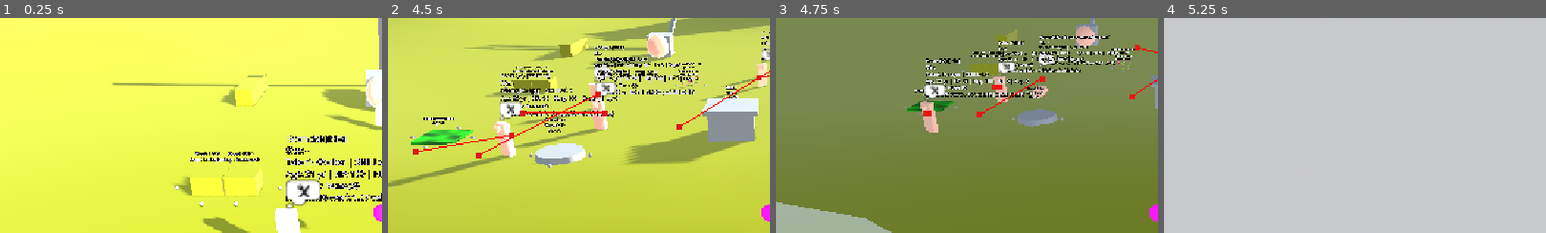
Above: before the commit, frames 1-4 (left to right).
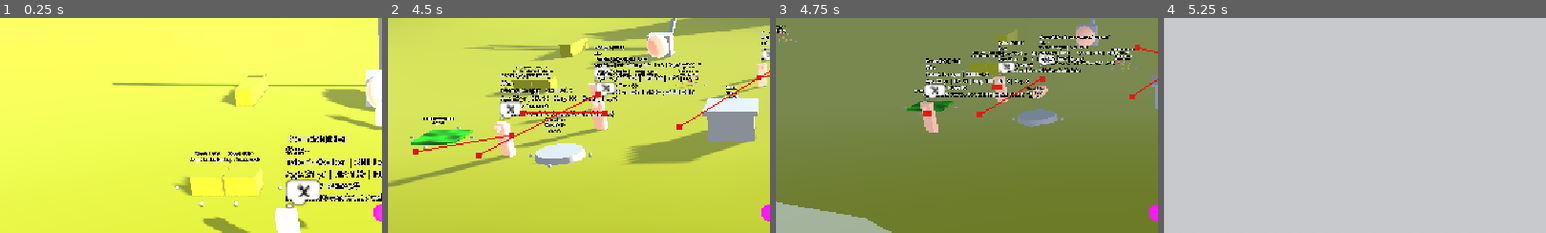
Above: after the commit, the same moments.

Repository: snowydad/Tribe
Game: Godot game, scene res://src/main/main.tscn
Two runs of this game, one before a commit and one after it. Both use one fixed random seed, a clock stepped at 60 frames per second and the inputs below. The project has no main scene, so this scene is started directly.
Inputs (mouse positions are % of the whole screen's width and height, from its top left):
- Up to frame 1 (0.25 s): no input
- Up to frame 2 (4.5 s): tap Enter at 0.5, 2 s; move the mouse to (72, 45) at 0.52 s; hold D 0.53-1.25 s; tap 0 at 0.6 s; click (72, 45) at 0.67 s; tap Space at 1.25 s; drag from (30, 55) to (45, 70) at 1.27 s; move the mouse to (60, 28) at 2.02 s; hold D 2.03-2.75 s; tap 2 at 2.1 s; drag from (45, 70) to (20, 35) at 2.77 s; move the mouse to (80, 65) at 3.52 s; tap 4 at 3.6 s; drag from (20, 35) to (35, 25) at 4.27 s
- Up to frame 3 (4.75 s): no input
- Up to frame 4 (5.25 s): move the mouse to (55, 50) at 5.02 s; tap 1 at 5.1 s; click (55, 50) at 5.17 s
The pictures show only the part of the screen within x 0-50%, y 5-55%; the shares and areas given below are measured in that part.

Frames 1-2 are identical in both runs. In frame 3, 0.1% of the frame differs, in the area x 0-6%, y 3-12%; in frame 4, nothing differs.

Commit message:
Techtree

Diff:
--- a/assets/data/tech_tree.json
+++ b/assets/data/tech_tree.json
@@ -1,7 +1,7 @@
 {
   "campfire": {
     "category": "fire",
-    "research_cost": 10,
+    "research_cost": 0,
     "pos_x": 70,
     "pos_y": -274,
     "prerequisites": []
@@ -34,7 +34,7 @@
   },
   "shelter": {
     "category": "housing",
-    "research_cost": 10,
+    "research_cost": 0,
     "pos_x": 44,
     "pos_y": 445,
     "prerequisites": []
@@ -50,7 +50,7 @@
   },
   "club": {
     "category": "craft",
-    "research_cost": 10,
+    "research_cost": 0,
     "pos_x": 19,
     "pos_y": 851,
     "prerequisites": []
--- a/project.godot
+++ b/project.godot
@@ -21,6 +21,7 @@
 TimeManager="*uid://bbkaa3ab46oxc"
 Loc="*res://src/autoload/Loc.gd"
 LoggerGlobal="*uid://b11kfwdjy08bs"
+TechTree="*res://src/autoload/TechTree.gd"
 
 [display]
 
--- /dev/null
+++ b/src/autoload/TechTree.gd
@@ -0,0 +1,164 @@
+# ==============================================================================
+# TechTree.gd — runtime tech tree from assets/data/tech_tree.json
+# known = techs with empty prerequisites at start
+# ОБНОВЛЕНО: 2026-10-24
+# ==============================================================================
+extends Node
+
+const DATA_PATH: String = "res://assets/data/tech_tree.json"
+
+## id -> { category, research_cost, pos_x, pos_y, prerequisites: Array }
+var _defs: Dictionary = {}
+
+## открытые технологии (id -> true)
+var _known: Dictionary = {}
+
+## очки исследования (заглушка; позже hut / события)
+var knowledge_points: float = 0.0
+
+
+func _ready() -> void:
+	reload()
+
+
+## Перечитать JSON и сбросить known на roots
+func reload() -> void:
+	_defs.clear()
+	_known.clear()
+	if not FileAccess.file_exists(DATA_PATH):
+		push_error("[TechTree] missing: %s" % DATA_PATH)
+		return
+	var f := FileAccess.open(DATA_PATH, FileAccess.READ)
+	if f == null:
+		push_error("[TechTree] open fail: %s" % DATA_PATH)
+		return
+	var parsed = JSON.parse_string(f.get_as_text())
+	f.close()
+	if typeof(parsed) != TYPE_DICTIONARY:
+		push_error("[TechTree] bad JSON root")
+		return
+	for id in parsed.keys():
+		var raw: Variant = parsed[id]
+		if typeof(raw) != TYPE_DICTIONARY:
+			continue
+		var d: Dictionary = raw
+		var prereq: Array = []
+		var pr = d.get("prerequisites", [])
+		if pr is Array:
+			for p in pr:
+				prereq.append(str(p))
+		_defs[str(id)] = {
+			"category": str(d.get("category", "")),
+			"research_cost": float(d.get("research_cost", 0)),
+			"pos_x": float(d.get("pos_x", 0)),
+			"pos_y": float(d.get("pos_y", 0)),
+			"prerequisites": prereq,
+		}
+	_init_roots_known()
+	print("[TechTree] loaded %d techs, known roots: %s" % [_defs.size(), str(get_known_ids())])
+
+
+func _init_roots_known() -> void:
+	for id in _defs.keys():
+		var prereq: Array = _defs[id].get("prerequisites", [])
+		if prereq.is_empty():
+			_known[id] = true
+
+
+# --- queries ---
+
+func has_def(id: String) -> bool:
+	return _defs.has(id)
+
+
+func get_def(id: String) -> Dictionary:
+	if not _defs.has(id):
+		return {}
+	return (_defs[id] as Dictionary).duplicate(true)
+
+
+func get_all_ids() -> PackedStringArray:
+	var out := PackedStringArray()
+	for id in _defs.keys():
+		out.append(str(id))
+	return out
+
+
+func get_known_ids() -> PackedStringArray:
+	var out := PackedStringArray()
+	for id in _known.keys():
+		if _known[id]:
+			out.append(str(id))
+	return out
+
+
+func is_known(id: String) -> bool:
+	return bool(_known.get(id, false))
+
+
+## все prerequisites known (и tech существует)
+func can_research(id: String) -> bool:
+	if not _defs.has(id):
+		return false
+	if is_known(id):
+		return false
+	var prereq: Array = _defs[id].get("prerequisites", [])
+	for p in prereq:
+		if not is_known(str(p)):
+			return false
+	return true
+
+
+## хватает knowledge_points на research_cost
+func can_afford(id: String) -> bool:
+	if not _defs.has(id):
+		return false
+	return knowledge_points >= float(_defs[id].get("research_cost", 0))
+
+
+## can_research + can_afford
+func can_unlock(id: String) -> bool:
+	return can_research(id) and can_afford(id)
+
+
+## Открыть tech. spend_cost: списать research_cost с knowledge_points
+## return true если открыли
+func research(id: String, spend_cost: bool = true) -> bool:
+	if is_known(id):
+		return false
+	if not can_research(id):
+		return false
+	if spend_cost:
+		if not can_afford(id):
+			return false
+		knowledge_points -= float(_defs[id].get("research_cost", 0))
+	_known[id] = true
+	print("[TechTree] researched: %s (kp=%.0f)" % [id, knowledge_points])
+	return true
+
+
+## dev/cheat: выдать без проверок
+func force_know(id: String) -> void:
+	if _defs.has(id):
+		_known[id] = true
+
+
+func add_knowledge(amount: float) -> void:
+	knowledge_points += amount
+
+
+## id, у которых can_research (ещё не known)
+func get_available_ids() -> PackedStringArray:
+	var out := PackedStringArray()
+	for id in _defs.keys():
+		if can_research(str(id)):
+			out.append(str(id))
+	return out
+
+
+func get_by_category(category: String) -> PackedStringArray:
+	var out := PackedStringArray()
+	for id in _defs.keys():
+		if str(_defs[id].get("category", "")) == category:
+			out.append(str(id))
+	return out
--- a/src/main/main.tscn
+++ b/src/main/main.tscn
@@ -138,8 +138,23 @@
 [node name="Berries" parent="." unique_id=891666075 instance=ExtResource("9_2nke2")]
 transform = Transform3D(1, 2.4796464e-08, 0, 9.022187e-09, 1.0000001, 2.3283064e-09, 1.4901161e-08, 1.0244548e-08, 1.0000001, 4.39073, 1.3461447, 16.559986)
 
+[node name="Berries2" parent="." unique_id=203966009 instance=ExtResource("9_2nke2")]
+transform = Transform3D(1, 2.4796464e-08, 0, 9.022187e-09, 1.0000001, 2.3283064e-09, 1.4901161e-08, 1.0244548e-08, 1.0000001, -30.451733, 1.5123775, 3.7125072)
+
 [node name="DevObstacle" parent="." unique_id=1725071813 instance=ExtResource("10_km7bn")]
 transform = Transform3D(1, 0, 0, 0, 1, 0, 0, 0, 1, -8.349224, 1.3403049, 2.4883356)
+
+[node name="Debris" parent="." unique_id=1474345084 instance=ExtResource("13_ibsor")]
+transform = Transform3D(1, 0, 0, 0, 1, 0, 0, 0, 1, -5.411136, 1.3161111, 17.174911)
+
+[node name="Debris2" parent="." unique_id=1679283341 instance=ExtResource("13_ibsor")]
+transform = Transform3D(1, 0, 0, 0, 1, 0, 0, 0, 1, -6.683697, 1.3161111, 17.174911)
+
+[node name="Campfire" parent="." unique_id=743318931 instance=ExtResource("14_hc2u7")]
+transform = Transform3D(1, 0, 0, 0, 1, 0, 0, 0, 1, 0.5540747, 1.5754921, 30.798878)
+
+[node name="Shelter" parent="." unique_id=536551137 instance=ExtResource("16_nqfqj")]
+transform = Transform3D(1, 0, 0, 0, 1, 0, 0, 0, 1, 8.00086, 1.5027108, 27.58843)
 
 [node name="UI" type="CanvasLayer" parent="." unique_id=1004832540]
 layer = 20
@@ -152,15 +167,3 @@
 offset_bottom = 40.0
 grow_horizontal = 0
 script = ExtResource("11_erw1m")
-
-[node name="Debris" parent="." unique_id=1474345084 instance=ExtResource("13_ibsor")]
-transform = Transform3D(1, 0, 0, 0, 1, 0, 0, 0, 1, -5.411136, 1.3161111, 17.174911)
-
-[node name="Debris2" parent="." unique_id=1679283341 instance=ExtResource("13_ibsor")]
-transform = Transform3D(1, 0, 0, 0, 1, 0, 0, 0, 1, -6.683697, 1.3161111, 17.174911)
-
-[node name="Campfire" parent="." unique_id=743318931 instance=ExtResource("14_hc2u7")]
-transform = Transform3D(1, 0, 0, 0, 1, 0, 0, 0, 1, 0.5540747, 1.5754921, 30.798878)
-
-[node name="Shelter" parent="." unique_id=536551137 instance=ExtResource("16_nqfqj")]
-transform = Transform3D(1, 0, 0, 0, 1, 0, 0, 0, 1, 8.00086, 1.5027108, 27.58843)
Not shown, added: src/autoload/TechTree.gd.uid
Not shown: 1 places in src/main/main.tscn that only renumber resources
